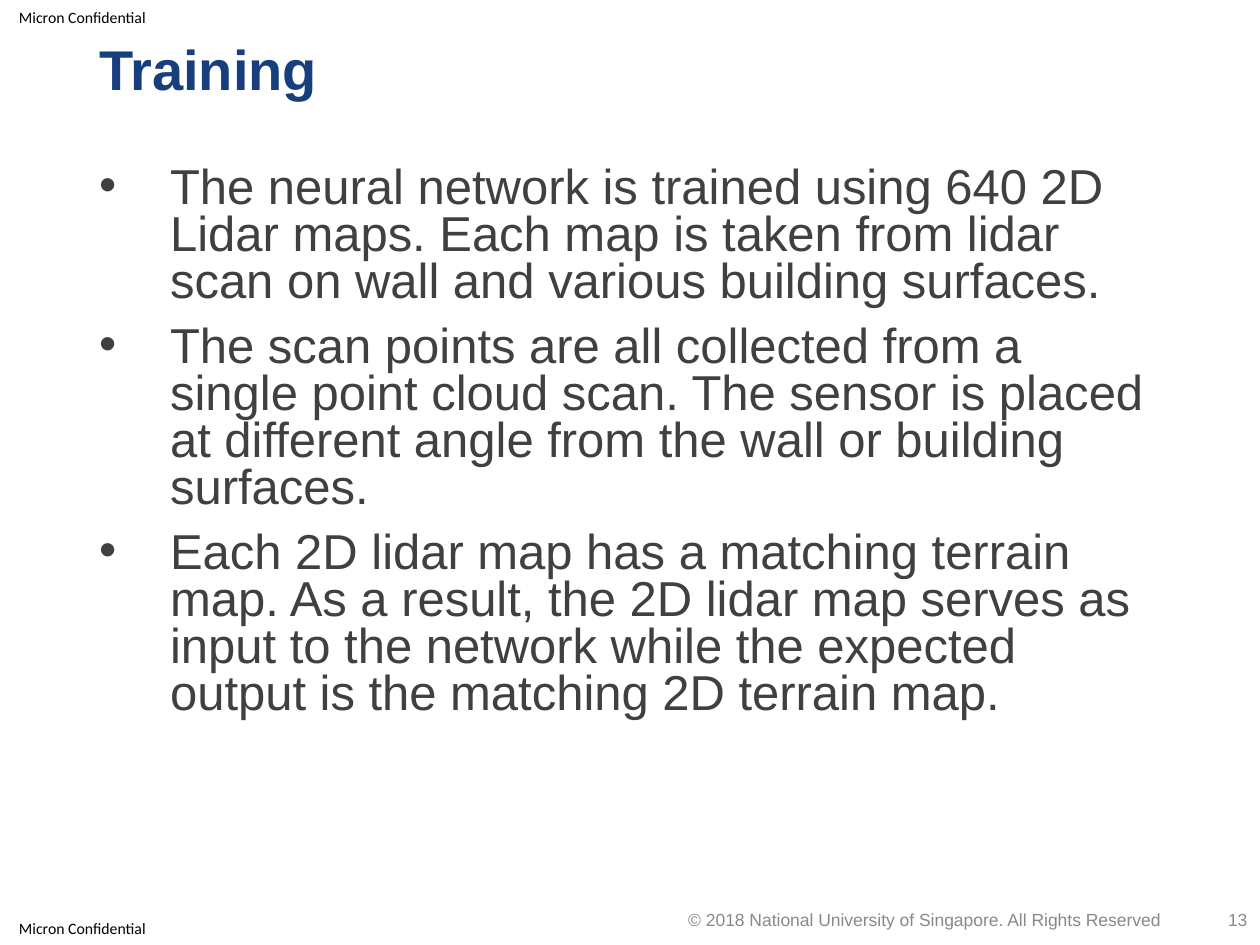
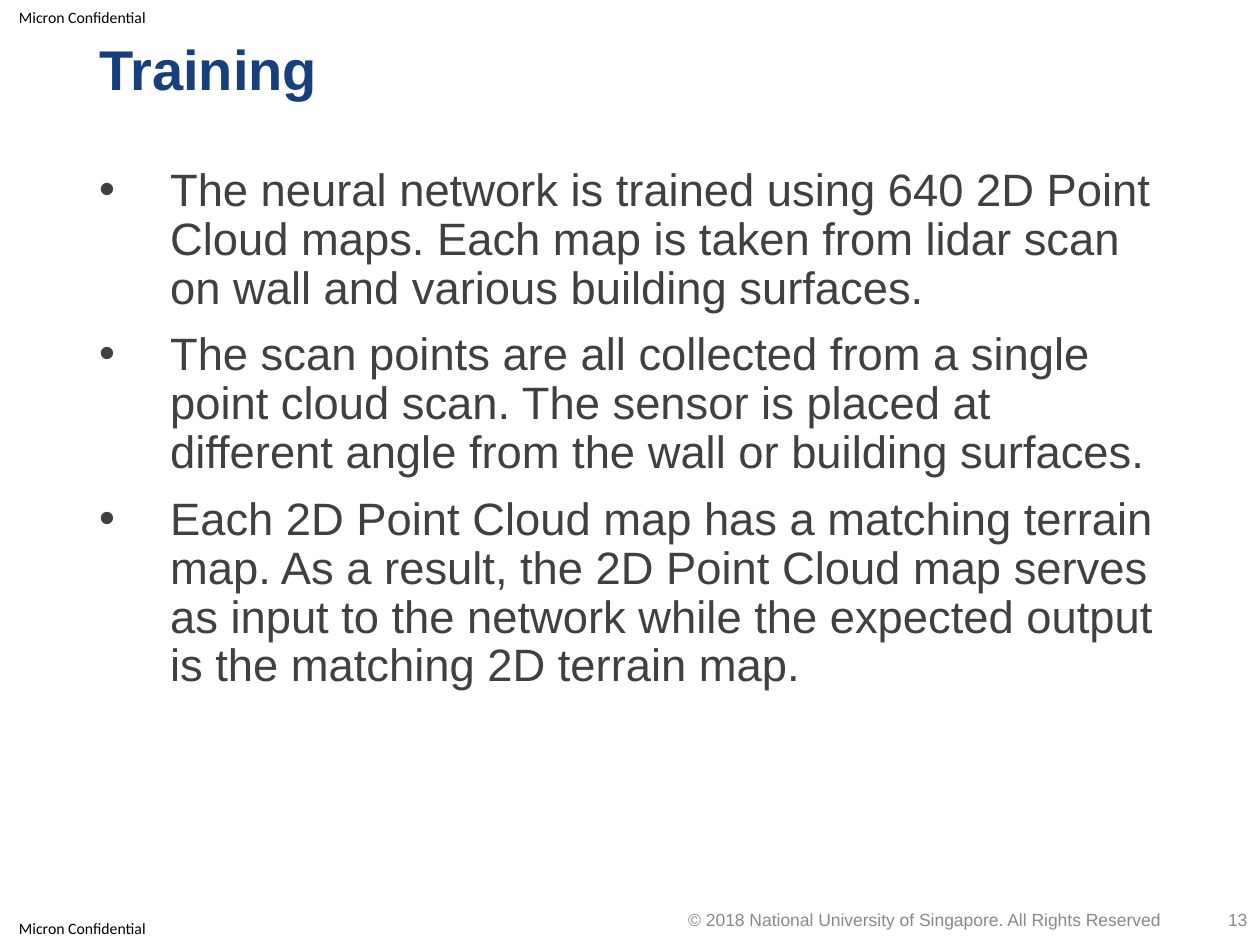
Before and after one commit to optimusium/3dscan, a slide deck: slide 13 of PracticeModule_Presentation.pptx. Drawn at 1260x945 pixels with LibreOffice and Linux fonts; fonts in the diff are those of the drawing; background and template pictures are left out. Boxes give left, top, right and bottom in pixels: in the first picture for what was removed or moved away, otherwise in the second. Text is boxed around its words. In the diff, an @@ line names an element or a change of style, - is before the commit and + after.

Commit message:
update

```diff
--- a/PracticeModule_Presentation.pptx
+++ b/PracticeModule_Presentation.pptx
@@ text at box(170, 173, 1150, 313): text changed; size 28 to 25.9 pt @@
-• The neural network is trained using 640 2D Lidar maps. Each map is taken from lidar scan on wall and various building surfaces.
+• The neural network is trained using 640 2D Point Cloud maps. Each map is taken from lidar scan on wall and various building surfaces.
@@ text at box(170, 337, 1144, 478): size 28 to 25.9 pt in "The scan points are all collected from ..."; line spacing 0.8 to 0.9 @@
@@ text at box(170, 502, 1152, 691): text changed; size 28 to 25.9 pt @@
-• Each 2D lidar map has a matching terrain map. As a result, the 2D lidar map serves as input to the network while the expected output is the matching 2D terrain map.
+• Each 2D Point Cloud map has a matching terrain map. As a result, the 2D Point Cloud map serves as input to the network while the expected output is the matching 2D terrain map.
```
Also in this commit, not shown: 3 other slides changed.
